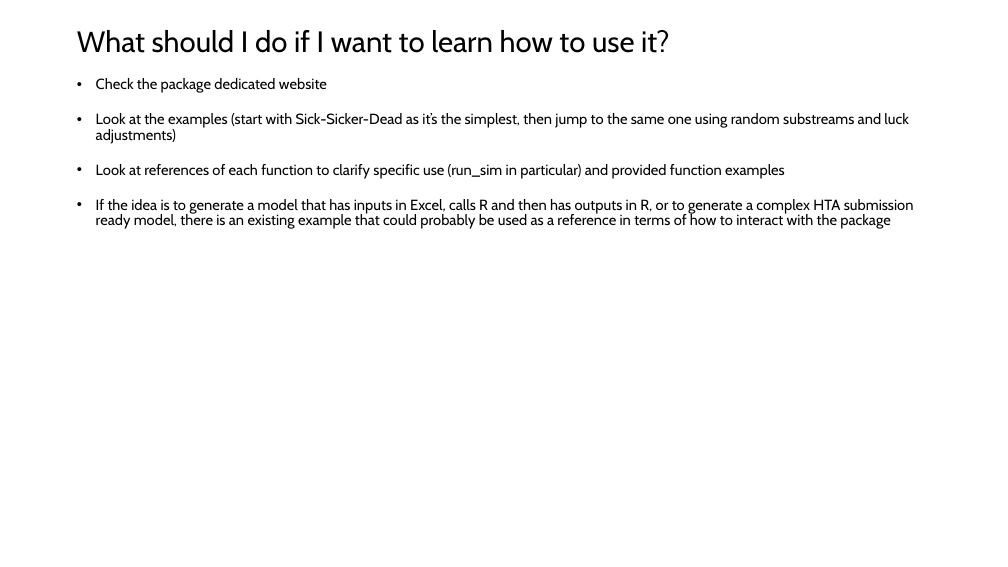
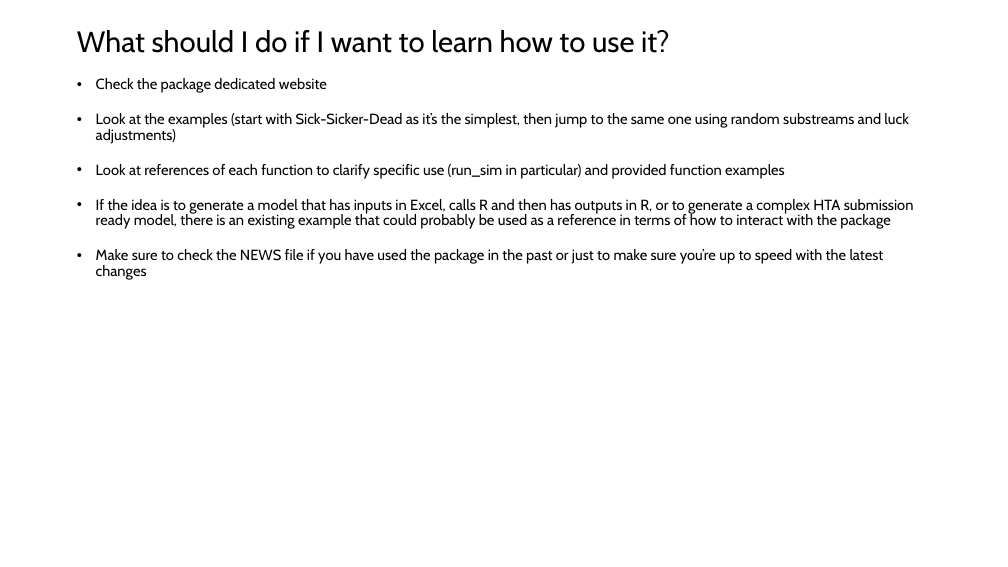
Before and after one commit to jsanchezalv/WARDEN, a slide deck: slide 7 of other docs/RDICE_presentation.pptx. Drawn at 1008x567 pixels with LibreOffice and Linux fonts; fonts in the diff are those of the drawing. Boxes give left, top, right and bottom in pixels: in the first picture for what was removed or moved away, otherwise in the second. Text is boxed around its words. In the diff, an @@ line names an element or a change of style, - is before the commit and + after.

```diff
--- a/other docs/RDICE_presentation.pptx
+++ b/other docs/RDICE_presentation.pptx
@@ text at (96, 249, 884, 280): paragraph added @@
+• Make sure to check the NEWS file if you have used the package in the past or just to make sure you’re up to speed with the latest changes
```
Also in this commit, not shown: 1 other slide changed.
